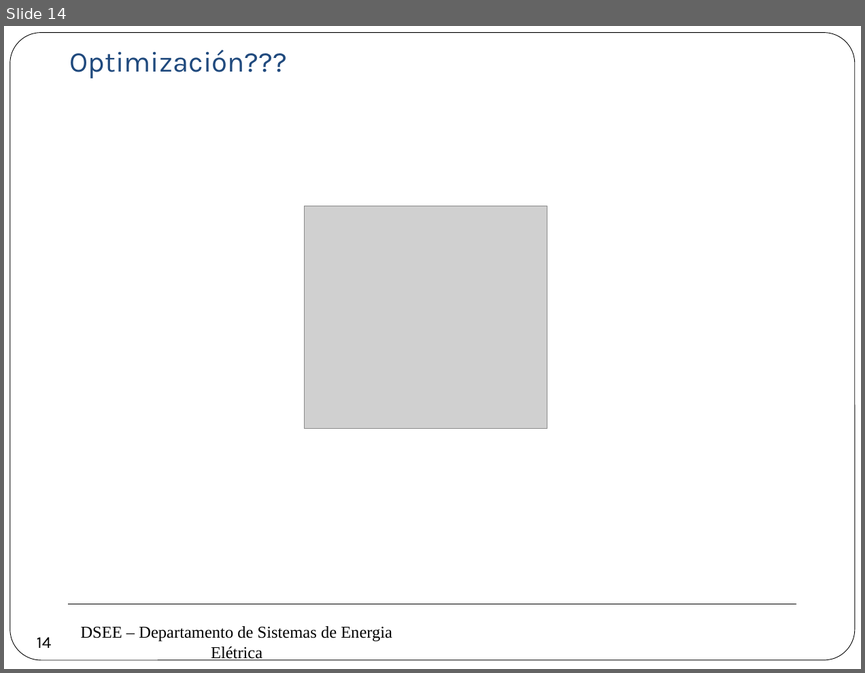
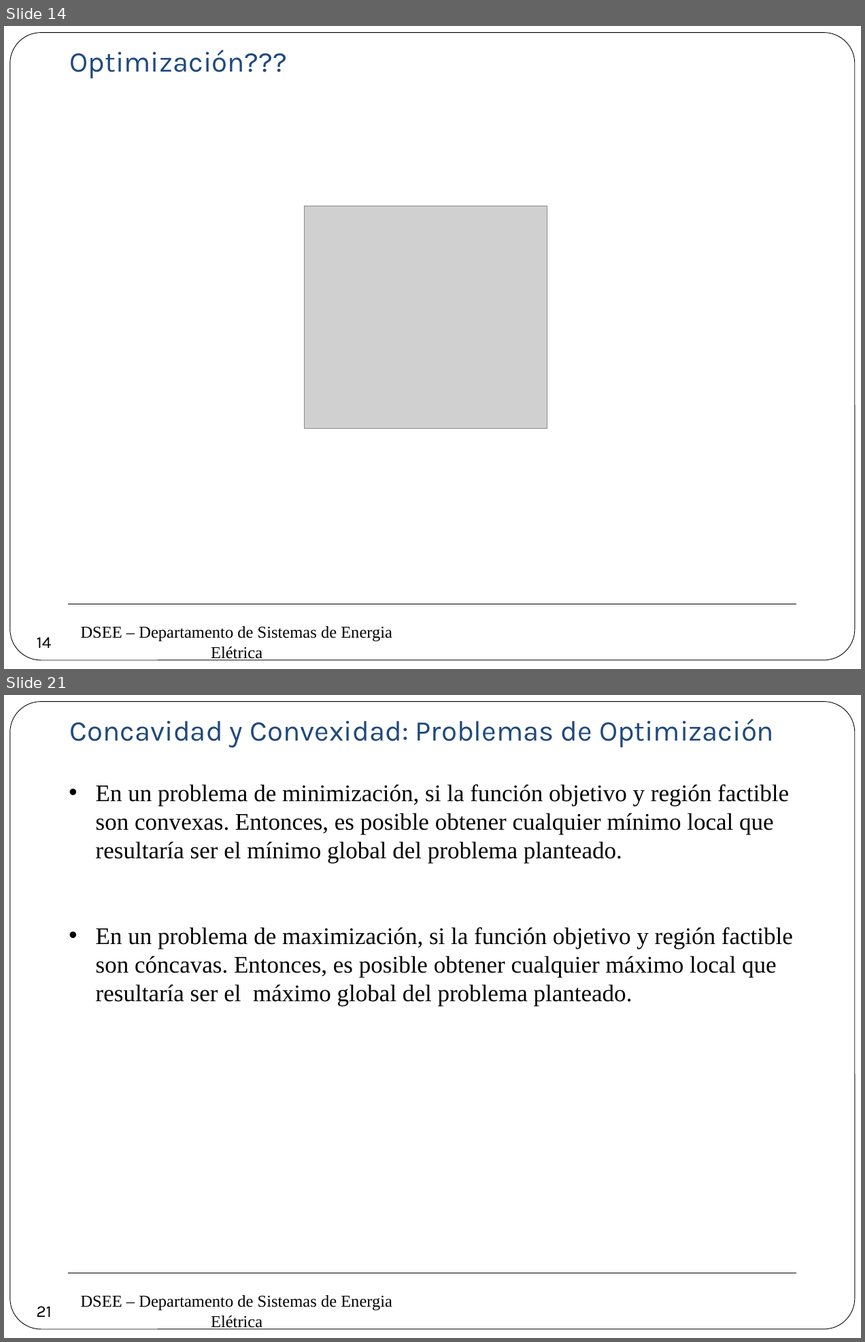
Before and after one commit to erikfilias/Power-Systems-Optimization-using-Julia-Language, a slide deck: 1. Lectures/Introducción a la Optimización aplicada a Sistemas de Energía Eléctrica/Dia 1/2. Modelamiento & Optimización.pptx. Shown one above the other, each under a label of ours: slide 14 before the commit, slides 14 and 21 after it; the slides between them are not shown. The pictures are 865x673 and 865x1342 pixels, drawn with LibreOffice and Linux fonts; fonts in the diff are those of the drawing; grey boxes stand for pictures; background and template pictures are left out. Boxes give left, top, right and bottom in pixels: in the first picture for what was removed or moved away, otherwise in the second. Text is boxed around its words. In the diff, an @@ line names an element or a change of style, - is before the commit and + after.

```diff
--- a/1. Lectures/Introducción a la Optimización aplicada a Sistemas de Energía Eléctrica/Dia 1/2. Modelamiento & Optimización.pptx
+++ b/1. Lectures/Introducción a la Optimización aplicada a Sistemas de Energía Eléctrica/Dia 1/2. Modelamiento & Optimización.pptx
@@ slide 21 added at box(4, 695, 861, 1338), background #FFFFFF; not listed: 3 template elements that a slide beside it also shows @@
@@ text added at box(70, 719, 774, 748), 24 pt, text #1F497D @@
+Concavidad y Convexidad: Problemas de Optimización
@@ text added at box(96, 784, 793, 1006), 20 pt, text #000000 @@
+• En un problema de minimización, si la función objetivo y región factible son convexas. Entonces, es posible obtener cualquier mínimo local que resultaría ser el mínimo global del problema planteado.
+• En un problema de maximización, si la función objetivo y región factible son cóncavas. Entonces, es posible obtener cualquier máximo local que resultaría ser el máximo global del problema planteado.
@@ page number added at box(28, 1294, 60, 1327), 14 pt, text #000000 @@
+21
```
Also in this commit, not shown: 10 slides changed, 16 other slides added.
